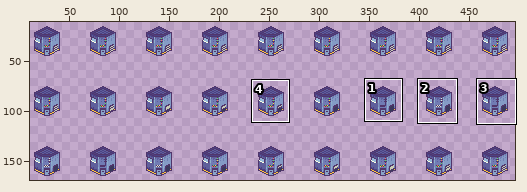
One commit to this sprite sheet: Assets/Textures/Game Pieces/Industrial_1x1_L1.png. Above: a wide view before the commit, with the close-up outlined.
Close-up. As it was:
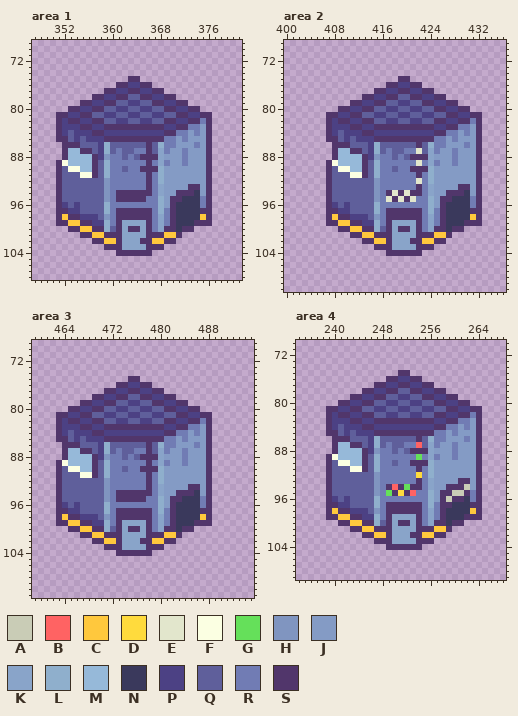
The file is 504x180 pixels. Colours within 5 levels of each other are drawn and written as one. Shown: area 1: x 347..381, y 69..108; area 2: x 400..436, y 69..110; area 3: x 459..495, y 69..111; area 4: x 234..268, y 70..109. The wide view leaves out empty margins. The commit also changed other parts of the picture, which this record leaves out.
Palette (. is transparent): A #c9ccb6  B #ff6363  C #ffc83d  D #ffdb3d  E #e2e6cc  F #fbffe2  G #65e05a  H #8095c0  J #849bc5  K #89a4c9  L #8fafcc  M #96b9d9  N #3a395c  P #4c4184  Q #5f5f9b  R #717cb4  S #51366b
Now the later version:
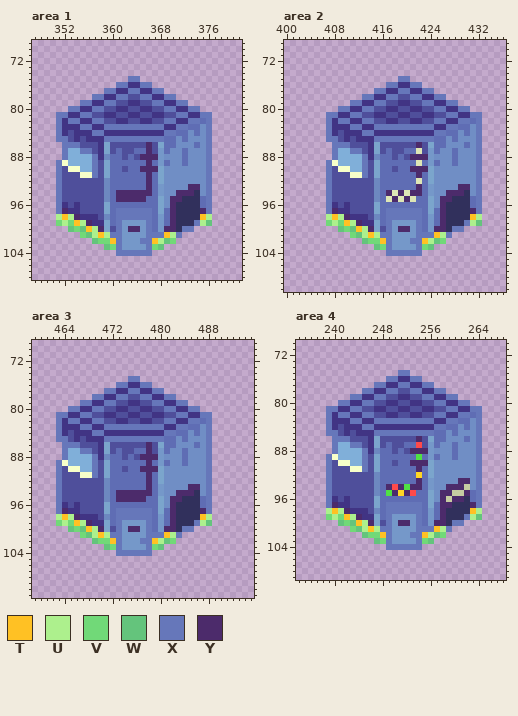
Colours new in this view: T #ffc124  U #adf08d  V #71d978  W #64c47c  X #6677ba  Y #4c2b6b
From old to new:
colour A: #c9ccb6 -> #c6cca2
colour B: #ff6363 -> #ff4a4a
colour D: #ffdb3d -> #ffd624
colour E: #e2e6cc -> #dee6b5
colour F: #fbffe2 -> #f7ffc9
colour G: #65e05a -> #50e044
colour H: #8095c0 -> #6d88c0
colour J: #849bc5 -> #708ec5
colour K: #89a4c9 -> #7598c9
colour L: #8fafcc -> #7ba5cc
colour M: #96b9d9 -> #80afd9
colour N: #3a395c -> #31305c
colour P: #4c4184 -> #413484
colour Q: #5f5f9b -> #4f4f9b
colour R: #717cb4 -> #5f6db4
Changed rows in their new state; - is a pixel that keeps its letter.
Area 1:
first column x 351:
 75 ------------XX------------
 76 ----------XX--XX----------
 77 --------XX--XX--XX--------
 78 ------XX--XX--XX--XX------
 79 ----XX--XX------XX--XX----
 80 --XX--XX----------XX--XX--
 81 XX--XX--------------XX--XX
 82 X-XX--XX----------XX--XX-X
 83 X---XX--XXXXXXXXXX--XX---X
 84 X-----XX----------XX-----X
 85 XX------XXXXXXXXXX-------X
 86 -XXX-----------Y---------X
 87 -X--XX---------Y---------X
 88 -X----X-------YYY--------X
 89 X-----X--------Y---------X
 90 X-----X-------YYY--------X
 91 X-----X--------Y---------X
 92 X--------------Y---------X
 93 X--------------Y------YY-X
 94 X---------YYYYYY----YYY--X
 95 X---------YYYYY----YY----X
 96 X------------------Y-----X
 97 XY--------XXXXXX---Y----YX
 98 UTUY------XXXXXX---Y----TU
 99 VUVTUY----X----X---Y---XUW
100 --WVWTUY--X-YY-X--YY-XX---
101 ----VWUTUXX----XXXTUX-----
102 ------WVVTX---XXTUWV------
103 --------WVX----XVW--------
104 ----------XXXXXX----------
Area 2:
first column x 407:
 75 ------------XX------------
 76 ----------XX--XX----------
 77 --------XX--XX--XX--------
 78 ------XX--XX--XX--XX------
 79 ----XX--XX------XX--XX----
 80 --XX--XX----------XX--XX--
 81 XX--XX--------------XX--XX
 82 X-XX--XX----------XX--XX-X
 83 X---XX--XXXXXXXXXX--XX---X
 84 X-----XX----------XX-----X
 85 XX------XXXXXXXXXX-------X
 86 -XXX-----------Y---------X
 87 -X--XX-------------------X
 88 -X----X-------YYY--------X
 89 X-----X------------------X
 90 X-----X-------YYY--------X
 91 X-----X--------Y---------X
 92 X------------------------X
 93 X--------------Y------YY-X
 94 X---------Y-Y-YY----YYY--X
 95 X----------Y-Y-----YY----X
 96 X------------------Y-----X
 97 XY--------XXXXXX---Y----YX
 98 UTUY------XXXXXX---Y----TU
 99 VUVTUY----X----X---Y---XUW
100 --WVWTUY--X-YY-X--YY-XX---
101 ----VWUTUXX----XXXTUX-----
102 ------WVVTX---XXTUWV------
103 --------WVX----XVW--------
104 ----------XXXXXX----------
Area 3:
first column x 463:
 75 ------------XX------------
 76 ----------XX--XX----------
 77 --------XX--XX--XX--------
 78 ------XX--XX--XX--XX------
 79 ----XX--XX------XX--XX----
 80 --XX--XX----------XX--XX--
 81 XX--XX--------------XX--XX
 82 X-XX--XX----------XX--XX-X
 83 X---XX--XXXXXXXXXX--XX---X
 84 X-----XX----------XX-----X
 85 XX------XXXXXXXXXX-------X
 86 -XXX-----------Y---------X
 87 -X--XX---------Y---------X
 88 -X----X-------YYY--------X
 89 X-----X--------Y---------X
 90 X-----X-------YYY--------X
 91 X-----X--------Y---------X
 92 X--------------Y---------X
 93 X--------------Y------YY-X
 94 X---------YYYYYY----YYY--X
 95 X---------YYYYY----YY----X
 96 X------------------Y-----X
 97 XY--------XXXXXX---Y----YX
 98 UTUY------XXXXXX---Y----TU
 99 VUVTUY----X----X---Y---XUW
100 --WVWTUY--X-YY-X--YY-XX---
101 ----VWUTUXX----XXXTUX-----
102 ------WVVTX---XXTUWV------
103 --------WVX----XVW--------
104 ----------XXXXXX----------
Area 4:
first column x 239:
 75 ------------XX------------
 76 ----------XX--XX----------
 77 --------XX--XX--XX--------
 78 ------XX--XX--XX--XX------
 79 ----XX--XX------XX--XX----
 80 --XX--XX----------XX--XX--
 81 XX--XX--------------XX--XX
 82 X-XX--XX----------XX--XX-X
 83 X---XX--XXXXXXXXXX--XX---X
 84 X-----XX----------XX-----X
 85 XX------XXXXXXXXXX-------X
 86 -XXX-----------Y---------X
 87 -X--XX-------------------X
 88 -X----X-------YYY--------X
 89 X-----X------------------X
 90 X-----X-------YYY--------X
 91 X-----X--------Y---------X
 92 X------------------------X
 93 X--------------Y------YY-X
 94 X---------Y-Y-YY----YYY--X
 95 X----------Y-Y-----YY--Y-X
 96 X------------------Y-YY--X
 97 XY--------XXXXXX---YY---YX
 98 UTUY------XXXXXX---Y----TU
 99 VUVTUY----X----X---Y---XUW
100 --WVWTUY--X-YY-X--YY-XX---
101 ----VWUTUXX----XXXTUX-----
102 ------WVVTX---XXTUWV------
103 --------WVX----XVW--------
104 ----------XXXXXX----------
Pixel boxes of the changes (left, top, right, bottom) in both close-ups:
changed: (56, 76, 212, 256)
changed: (326, 76, 482, 256)
changed: (56, 376, 212, 556)
changed: (326, 370, 482, 550)
